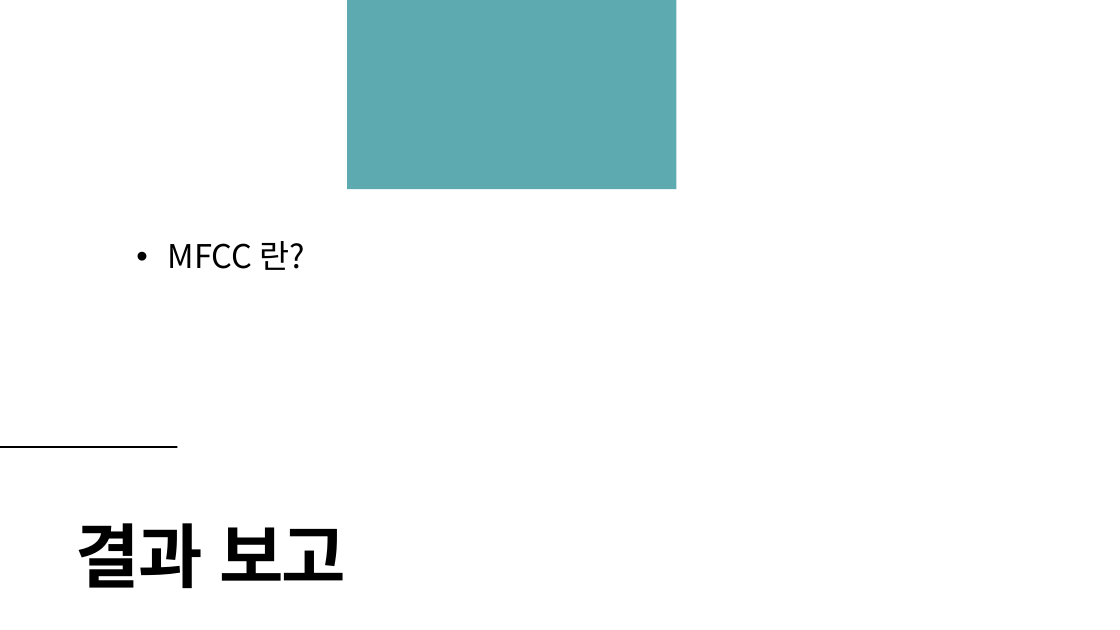
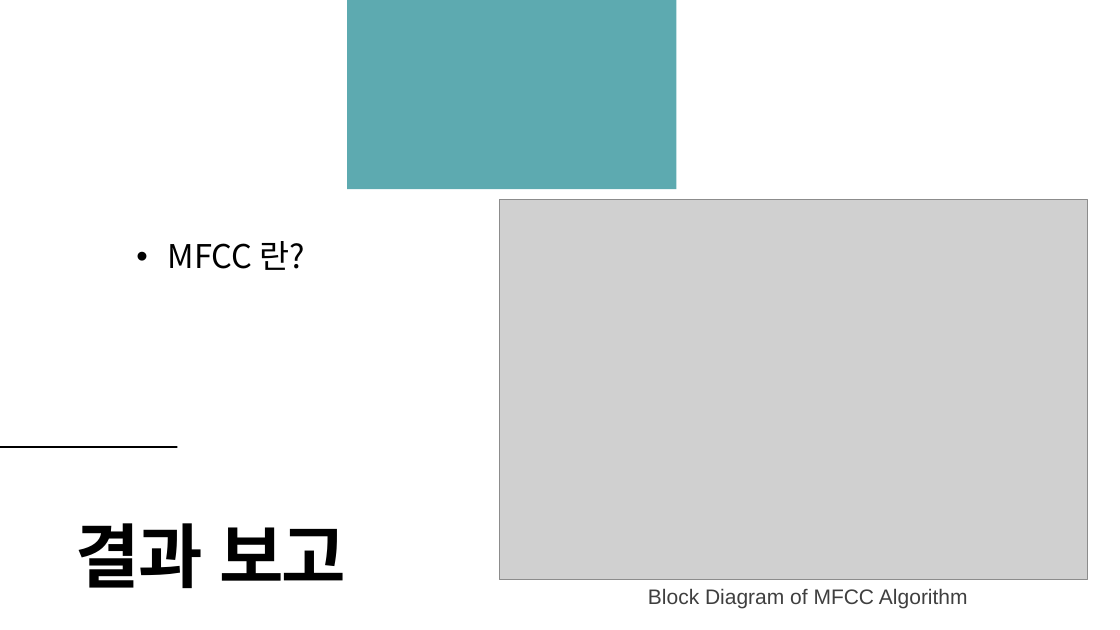
Before and after one commit to TeamPhoneticCode/Report, a slide deck: slide 6 of 2021_졸업과제_1번째_진행보고.pptx. Drawn at 1120x630 pixels with LibreOffice and Linux fonts; fonts in the diff are those of the drawing; grey boxes stand for pictures. Boxes give left, top, right and bottom in pixels: in the first picture for what was removed or moved away, otherwise in the second. Text is boxed around its words. In the diff, an @@ line names an element or a change of style, - is before the commit and + after.

```diff
--- a/2021_졸업과제_1번째_진행보고.pptx
+++ b/2021_졸업과제_1번째_진행보고.pptx
@@ picture added at (x1=499, y1=199, x2=1087, y2=580) @@
@@ text added at (x1=648, y1=588, x2=968, y2=609), 18 pt, text #3F3F3F @@
+Block Diagram of MFCC Algorithm
```
Also in this commit, not shown: 1 other slide changed.
